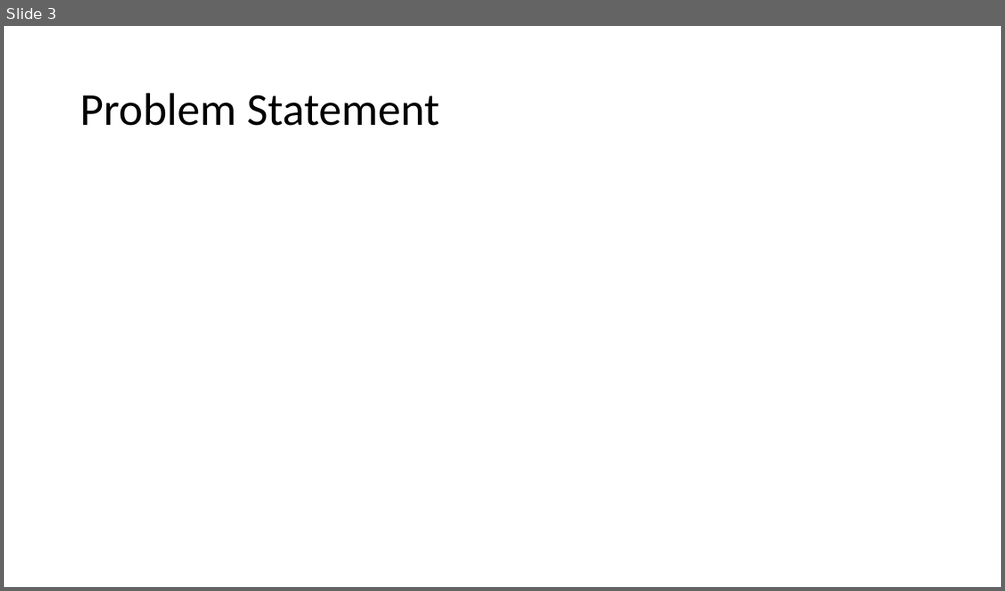
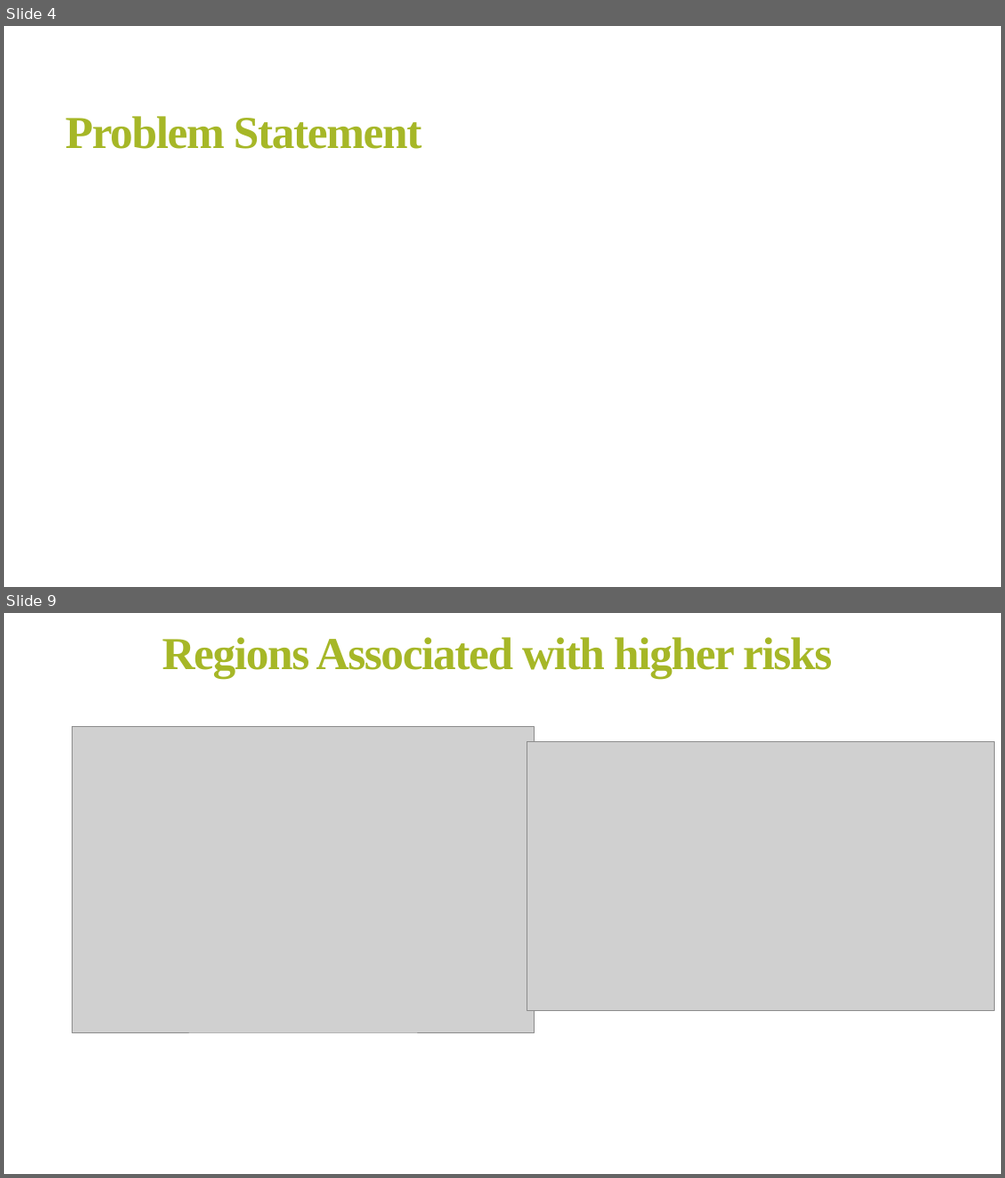
Before and after one commit to FranciscarNdanu/PHASE-1-PROJECT, a slide deck: Presentation.pptx. Shown one above the other, each under a label of ours: slide 3 before the commit, slides 4 and 9 after it; the slides between them are not shown. The pictures are 1005x591 and 1005x1178 pixels, drawn with LibreOffice and Linux fonts; fonts in the diff are those of the drawing; grey boxes stand for pictures. Boxes give left, top, right and bottom in pixels: in the first picture for what was removed or moved away, otherwise in the second. Text is boxed around its words. In the diff, an @@ line names an element or a change of style, - is before the commit and + after.

```diff
--- a/Presentation.pptx
+++ b/Presentation.pptx
@@ slide 9 added at bbox=[4, 613, 1001, 1174], background #FFFFFF @@
@@ title added at bbox=[162, 637, 832, 679], 44 pt, text #A6B727, bold @@
+Regions Associated with higher risks
@@ picture added at bbox=[73, 726, 534, 1032] @@
@@ picture added at bbox=[526, 742, 994, 1010] @@
@@ what was slide 3 is now slide 4 @@
@@ slide 4 changed as well @@
@@ title "Problem Statement": place and size @@
-title "Problem Statement" at bbox=[80, 93, 440, 126]
+title "Problem Statement" at bbox=[65, 116, 421, 149]
@@ title "Problem Statement" at bbox=[65, 116, 421, 149]: font Calibri to Times New Roman, text colour #000000 to #A6B727, letter spacing 0 to -1.2 pt, bold on; line spacing 0.9 to 0.85 @@
```
Also in this commit, not shown: 1 other slide changed, 10 other slides added, 4 slides removed, 12 other files.
